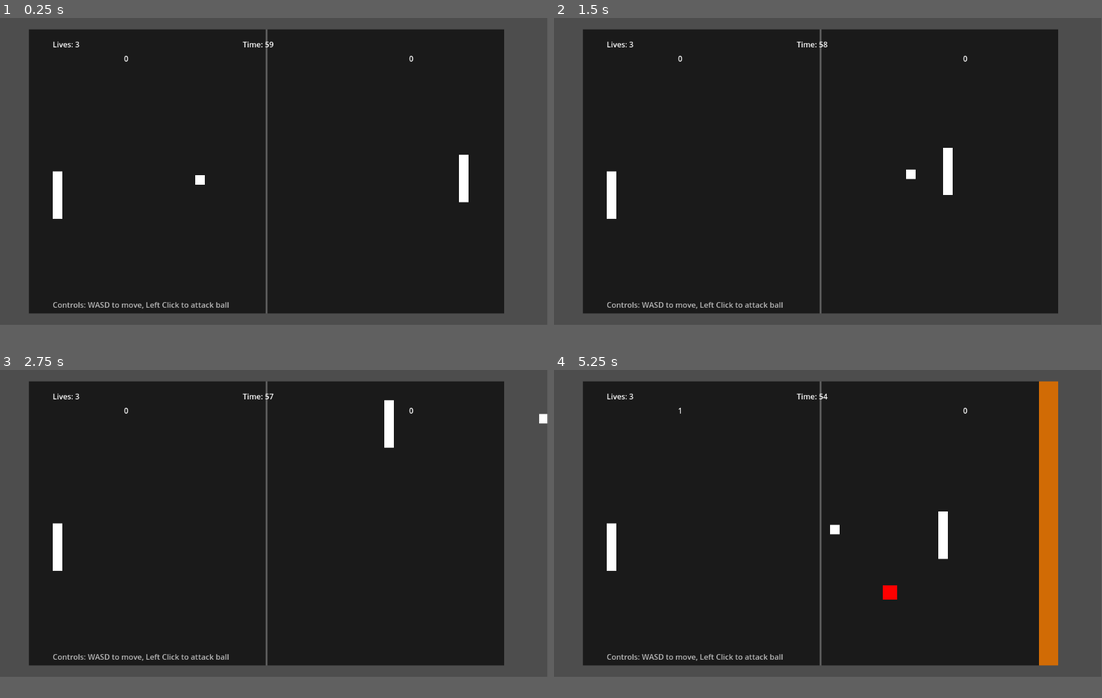
Above: before the commit, frames 1-4 (two rows, left to right).
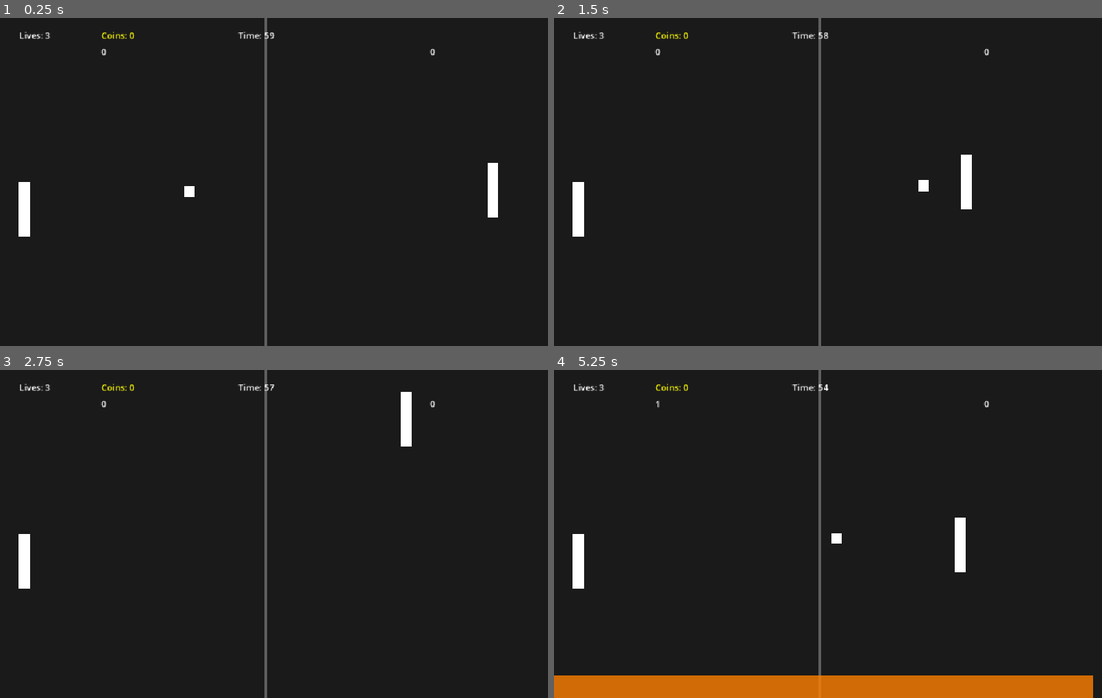
Above: after the commit, the same moments.

Repository: SamuelMTack/Push-Out-Games
Game: Godot game, scene res://Main.tscn
The game is run twice, just before and just after one commit, with the same random seed, the same clock (stepped at 60 frames per second) and the same inputs.
Inputs (mouse positions are in pixels of both pictures, inside the frame that each line leads up to):
- Up to frame 1 (0.25 s): no input
- Up to frame 2 (1.5 s): tap Enter at 0.5, 1.25 s; move the mouse to (948, 155) at 0.52 s; press the mouse at (948, 155) at 0.53 s; hold Right (ui_right) 0.53-1.25 s; release the mouse at (948, 155) at 1.25 s; drag from (718, 185) to (800, 231) at 1.27 s
- Up to frame 3 (2.75 s): tap Enter at 2 s; move the mouse to (328, 455) at 2.02 s; press the mouse at (328, 455) at 2.03 s; hold Right (ui_right) from 2.03 s (still down)
- Up to frame 4 (5.25 s): release Right (ui_right) at 2.75 s; release the mouse at (882, 455) at 2.75 s; tap Enter at 2.75, 3.5, 4.25 s; drag from (800, 583) to (663, 478) at 2.77 s; move the mouse to (992, 570) at 3.52 s; press the mouse at (992, 570) at 3.53 s; hold Left (ui_left) 3.53-4.25 s; release the mouse at (992, 570) at 4.25 s; drag from (663, 478) to (888, 593) at 4.27 s; move the mouse to (855, 524) at 5.02 s; press the mouse at (855, 524) at 5.03 s; hold Down (ui_down) from 5.03 s (still down)
In our replay, the window is 799x449 before the commit and 800x480 after it. These sizes can differ from the game's own. Grey fills any space a smaller window leaves; there, only what the larger window draws over its background counts as a difference.

The runs differ from the first frame. In frame 1, 20% of the frame differs, in the area x 0-100%, y 0-100%; in frame 2, 20%; in frame 3, 20%; in frame 4, 24%.

Commit message:
Spikes mirrored and coins centered.

Diff:
--- a/Brutal Pong/pong-game/project.godot
+++ b/Brutal Pong/pong-game/project.godot
@@ -14,6 +14,13 @@
 run/main_scene="uid://qpdg8uq7ol6o"
 config/features=PackedStringArray("4.5", "Forward Plus")
 config/icon="res://icon.svg"
+
+[display]
+
+window/size/viewport_width=1000
+window/size/viewport_height=600
+window/stretch/mode="canvas_items"
+window/stretch/aspect="expand"
 
 [dotnet]
 
@@ -50,3 +57,7 @@
 "events": [Object(InputEventMouseButton,"resource_local_to_scene":false,"resource_name":"","device":-1,"window_id":0,"a …(252 unchanged characters)…
 ]
 }
+
+[rendering]
+
+environment/defaults/default_clear_color=Color(0.101961, 0.101961, 0.101961, 1)
--- a/Brutal Pong/pong-game/scripts/AI.gd
+++ b/Brutal Pong/pong-game/scripts/AI.gd
@@ -21,7 +21,7 @@
 	else:
 		print("AI: Found ball at ", ball.position)
 
-func _physics_process(delta):
+func _physics_process(_delta):
 	# Always try to find ball if we don't have it
 	if not ball:
 		ball = get_parent().get_node_or_null("Ball")
--- a/Brutal Pong/pong-game/scripts/Ball.gd
+++ b/Brutal Pong/pong-game/scripts/Ball.gd
@@ -47,7 +47,6 @@
 		if collider is CharacterBody2D and collider.name.contains("Player"):
 			# Handle both Player1 (left) and Player2 (right) paddles correctly
 			var paddle_center = collider.position
-			var ball_to_paddle = position - paddle_center
 
 			# Determine which paddle and bounce accordingly
 			if collider.name == "Player1":
--- a/Brutal Pong/pong-game/scripts/Main.gd
+++ b/Brutal Pong/pong-game/scripts/Main.gd
@@ -20,15 +20,22 @@
 
 # Spike system
 var spike_spawn_timer := 0.0
-var spike_spawn_interval := 3.0
+var spike_spawn_interval := 8.0
 
 # Wall trap system
 var wall_trap_timer := 0.0
 var wall_trap_interval := 5.0
 
+# Coin system
+var coins := []
+var coin_spawn_timer := 0.0
+var coin_spawn_interval := 7.0
+var player_currency := 0
+
 # UI references
 var lives_label: Label
 var timer_label: Label
+var currency_label: Label
 var shop_ui: Control
 
 func _ready():
@@ -47,7 +54,8 @@
 	# Create UI elements
 	create_ui_elements()
 
-	# Start the game
+	# Initialize timer and start the game
+	current_round_time = round_time
 	start_round()
 
 func _process(delta):
@@ -55,6 +63,7 @@
 		handle_round_timer(delta)
 		handle_spike_spawning(delta)
 		handle_wall_traps(delta)
+		handle_coin_spawning(delta)
 		handle_distance_attacks()
 		handle_boosts(delta)
 
@@ -78,6 +87,12 @@
 		spawn_wall_trap()
 		wall_trap_timer = 0.0
 
+func handle_coin_spawning(delta):
+	coin_spawn_timer += delta
+	if coin_spawn_timer >= coin_spawn_interval:
+		spawn_coin()
+		coin_spawn_timer = 0.0
+
 func handle_distance_attacks():
 	if Input.is_action_pressed("left_click"):
 		var mouse_pos = get_global_mouse_position()
@@ -98,48 +113,14 @@
 			player1.distance_attack(direction)
 
 func spawn_spike():
-	# Create spike as StaticBody2D so ball can collide with it
-	var spike = StaticBody2D.new()
-	spike.name = "Spike_" + str(spikes.size())
-
-	# Add collision shape - square like paddle
-	var collision = CollisionShape2D.new()
-	var shape = RectangleShape2D.new()
-	shape.size = Vector2(30, 30)  # Match the visual size
-	collision.shape = shape
-	spike.add_child(collision)
-
-	# Add Area2D for player damage detection
-	var damage_area = Area2D.new()
-	damage_area.name = "DamageArea"
-	var damage_collision = CollisionShape2D.new()
-	var damage_shape = CircleShape2D.new()
-	damage_shape.radius = 20  # Slightly larger for player damage
-	damage_collision.shape = damage_shape
-	damage_area.add_child(damage_collision)
-	spike.add_child(damage_area)
-
-	# Connect player damage
-	damage_area.body_entered.connect(func(body): spike_hit_player(body))
-
-	# Add visual - create a circle-like appearance
-	var visual = ColorRect.new()
-	visual.size = Vector2(30, 30)
-	visual.position = Vector2(-15, -15)
-	visual.color = Color.RED
-
-	# Make it look more circular by adding corner rounding (if you prefer square, remove this line)
-	# For now using square - if you want circle effect, we can add a custom draw function
-	spike.add_child(visual)
-
-	# Random position in middle area, avoiding ball and its trajectory
+	# Random position for first spike, then mirror it
 	var spike_pos: Vector2
 	var attempts = 0
-	var safe_distance = 150.0  # Increased minimum distance from ball
-
-	while attempts < 20:  # More attempts to find safe position
+	var safe_distance = 150.0
+
+	while attempts < 20:
 		spike_pos = Vector2(
-			randf_range(300, 700),  # Avoid reset areas (-100 to 1100)
+			randf_range(150, 400),  # Only generate on left side first
 			randf_range(150, 450)
 		)
 
@@ -150,80 +131,221 @@
 		var ball_future_pos = ball.position + (ball.velocity * 2.0)
 		var distance_to_future = ball_future_pos.distance_to(spike_pos)
 
-		# Avoid reset areas (left edge < 0, right edge > 1000)
-		var too_close_to_reset = spike_pos.x < 100 or spike_pos.x > 900
-
-		# Position is safe if far from ball and not near reset zones
-		if distance_to_ball > safe_distance and distance_to_future > safe_distance and not too_close_to_reset:
+		# Position is safe if far from ball
+		if distance_to_ball > safe_distance and distance_to_future > safe_distance:
 			break
 		attempts += 1
 
-	# If we couldn't find a safe position, don't spawn the spike
+	# If we couldn't find a safe position, don't spawn spikes
 	if attempts >= 20:
-		spike.queue_free()
 		return
 
-	spike.position = spike_pos
-
-	add_child(spike)
-	spikes.append(spike)
-
-	# Remove after some time
-	var timer = get_tree().create_timer(8.0)
-	timer.timeout.connect(func(): remove_spike(spike))
+	# Create mirrored spikes
+	for side in range(2):  # 0=left, 1=right (mirrored)
+		var spike = StaticBody2D.new()
+		spike.name = "Spike_" + str(spikes.size())
+
+		# Add collision shape - square like paddle
+		var collision = CollisionShape2D.new()
+		var shape = RectangleShape2D.new()
+		shape.size = Vector2(30, 30)  # Match the visual size
+		collision.shape = shape
+		spike.add_child(collision)
+
+		# Add Area2D for player damage detection
+		var damage_area = Area2D.new()
+		damage_area.name = "DamageArea"
+		var damage_collision = CollisionShape2D.new()
+		var damage_shape = CircleShape2D.new()
+		damage_shape.radius = 20  # Slightly larger for player damage
+		damage_collision.shape = damage_shape
+		damage_area.add_child(damage_collision)
+		spike.add_child(damage_area)
+
+		# Connect player damage
+		damage_area.body_entered.connect(func(body): spike_hit_player(body))
+
+		# Add visual - create a circle-like appearance
+		var visual = ColorRect.new()
+		visual.size = Vector2(30, 30)
+		visual.position = Vector2(-15, -15)
+		visual.color = Color.RED
+		spike.add_child(visual)
+
+		# Set position - mirror across center line (x=500)
+		if side == 0:  # Left side (original)
+			spike.position = spike_pos
+		else:  # Right side (mirrored)
+			spike.position = Vector2(1000 - spike_pos.x, spike_pos.y)
+
+		add_child(spike)
+		spikes.append(spike)
+
+		# Remove after some time
+		get_tree().create_timer(8.0).timeout.connect(remove_spike.bind(spike))
 
 func spawn_wall_trap():
-	var trap = Area2D.new()
-	trap.name = "WallTrap_" + str(wall_traps.size())
-
-	# Add collision - only for player detection, not ball
-	var collision = CollisionShape2D.new()
-	var shape = RectangleShape2D.new()
-	collision.shape = shape
-	trap.add_child(collision)
-
-	# Set collision layers so only player can be detected, not ball
-	trap.collision_layer = 0  # Don't be detected by others
-	trap.collision_mask = 1   # Only detect layer 1 (player)
-
-	# Add visual (flame effect)
-	var visual = ColorRect.new()
-	visual.color = Color(1, 0.5, 0, 0.8)  # Orange flame color
-	trap.add_child(visual)
-
-	# Random wall position - cover entire edges
-	var wall_side = randi() % 4  # 0=left, 1=right, 2=top, 3=bottom
+	# Random wall type and position
+	var wall_side = randi() % 2  # 0=vertical, 1=horizontal
+
 	match wall_side:
-		0:  # Left wall - full height
-			trap.position = Vector2(20, 300)
-			shape.size = Vector2(40, 600)  # Full screen height
-			visual.size = Vector2(40, 600)
-			visual.position = Vector2(-20, -300)
-		1:  # Right wall - full height
-			trap.position = Vector2(980, 300)
-			shape.size = Vector2(40, 600)  # Full screen height
-			visual.size = Vector2(40, 600)
-			visual.position = Vector2(-20, -300)
-		2:  # Top wall - full width
-			trap.position = Vector2(500, 20)
+		0:  # Vertical walls - create mirrored left and right
+			for side in range(2):  # 0=left, 1=right
+				var trap = Area2D.new()
+				trap.name = "WallTrap_" + str(wall_traps.size())
+
+				# Add collision - only for player detection, not ball
+				var collision = CollisionShape2D.new()
+				var shape = RectangleShape2D.new()
+				collision.shape = shape
+				trap.add_child(collision)
+
+				# Set collision layers so only player can be detected, not ball
+				trap.collision_layer = 0  # Don't be detected by others
+				trap.collision_mask = 1   # Only detect layer 1 (player)
+
+				# Add visual (flame effect)
+				var visual = ColorRect.new()
+				visual.color = Color(1, 0.5, 0, 0.8)  # Orange flame color
+				trap.add_child(visual)
+
+				if side == 0:  # Left wall
+					trap.position = Vector2(20, 300)
+				else:  # Right wall (mirrored)
+					trap.position = Vector2(980, 300)
+
+				shape.size = Vector2(40, 600)  # Full screen height
+				visual.size = Vector2(40, 600)
+				visual.position = Vector2(-20, -300)
+
+				add_child(trap)
+				wall_traps.append(trap)
+
+				# Connect to player collision
+				trap.body_entered.connect(func(body): player_hit_by_wall_trap(body))
+
+				# Remove after some time
+				get_tree().create_timer(3.0).timeout.connect(remove_wall_trap.bind(trap))
+
+		1:  # Horizontal walls - single wall only
+			var trap = Area2D.new()
+			trap.name = "WallTrap_" + str(wall_traps.size())
+
+			# Add collision - only for player detection, not ball
+			var collision = CollisionShape2D.new()
+			var shape = RectangleShape2D.new()
+			collision.shape = shape
+			trap.add_child(collision)
+
+			# Set collision layers so only player can be detected, not ball
+			trap.collision_layer = 0  # Don't be detected by others
+			trap.collision_mask = 1   # Only detect layer 1 (player)
+
+			# Add visual (flame effect)
+			var visual = ColorRect.new()
+			visual.color = Color(1, 0.5, 0, 0.8)  # Orange flame color
+			trap.add_child(visual)
+
+			# Random top or bottom
+			if randf() > 0.5:  # Top wall
+				trap.position = Vector2(500, 20)
+			else:  # Bottom wall
+				trap.position = Vector2(500, 580)
+
 			shape.size = Vector2(1000, 40)  # Full screen width
 			visual.size = Vector2(1000, 40)
 			visual.position = Vector2(-500, -20)
-		3:  # Bottom wall - full width
-			trap.position = Vector2(500, 580)
-			shape.size = Vector2(1000, 40)  # Full screen width
-			visual.size = Vector2(1000, 40)
-			visual.position = Vector2(-500, -20)
-
-	add_child(trap)
-	wall_traps.append(trap)
-
-	# Connect to player collision
-	trap.body_entered.connect(func(body): player_hit_by_wall_trap(body))
+
+			add_child(trap)
+			wall_traps.append(trap)
+
+			# Connect to player collision
+			trap.body_entered.connect(func(body): player_hit_by_wall_trap(body))
+
+			# Remove after some time
+			get_tree().create_timer(3.0).timeout.connect(remove_wall_trap.bind(trap))
+
+func spawn_coin():
+	# Find safe position in middle area, away from existing spikes
+	var coin_pos: Vector2
+	var attempts = 0
+	var safe_distance_from_ball = 80.0
+	var safe_distance_from_spikes = 60.0
+
+	while attempts < 20:
+		coin_pos = Vector2(
+			randf_range(480, 520),  # Spawn in middle area around center line
+			randf_range(100, 500)
+		)
+
+		# Check if position is safe (not too close to ball)
+		var distance_to_ball = ball.position.distance_to(coin_pos)
+		if distance_to_ball < safe_distance_from_ball:
+			attempts += 1
+			continue
+
+		# Check if position is safe (not too close to existing spikes)
+		var too_close_to_spike = false
+		for spike in spikes:
+			if is_instance_valid(spike):
+				var distance_to_spike = spike.position.distance_to(coin_pos)
+				if distance_to_spike < safe_distance_from_spikes:
+					too_close_to_spike = true
+					break
+
+		if not too_close_to_spike:
+			break
+		attempts += 1
+
+	# If we couldn't find a safe position, don't spawn coin
+	if attempts >= 20:
+		return
+
+	# Create single coin at center line
+	var coin = Area2D.new()
+	coin.name = "Coin_" + str(coins.size())
+
+	# Add collision for player collection only
+	var collision = CollisionShape2D.new()
+	var shape = CircleShape2D.new()
+	shape.radius = 15  # Coin collection radius
+	collision.shape = shape
+	coin.add_child(collision)
+
+	# Set collision layers so only player can collect
+	coin.collision_layer = 0  # Don't be detected by others
+	coin.collision_mask = 1   # Only detect layer 1 (player)
+
+	# Add visual - yellow circle
+	var visual = ColorRect.new()
+	visual.size = Vector2(20, 20)
+	visual.position = Vector2(-10, -10)
+	visual.color = Color.YELLOW
+	coin.add_child(visual)
+
+	# Position at center line
+	coin.position = coin_pos
+
+	add_child(coin)
+	coins.append(coin)
+
+	# Connect collection
+	coin.body_entered.connect(func(body): collect_coin(body, coin))
 
 	# Remove after some time
-	var timer = get_tree().create_timer(3.0)
-	timer.timeout.connect(func(): remove_wall_trap(trap))
+	get_tree().create_timer(12.0).timeout.connect(remove_coin.bind(coin))
+
+func collect_coin(body, coin):
+	if body == player1:
+		player_currency += 5
+		if currency_label:
+			currency_label.text = "Coins: " + str(player_currency)
+		remove_coin(coin)
+
+func remove_coin(coin):
+	if coin and is_instance_valid(coin):
+		coins.erase(coin)
+		coin.queue_free()
 
 func remove_spike(spike):
 	if spike and is_instance_valid(spike):
@@ -246,17 +368,14 @@
 	if body == player1:
 		lose_life("Hit by wall trap!")
 
-func lose_life(reason: String):
+func lose_life(_reason: String):
 	# Check if shield is active
 	if shield_active:
-		print("Shield protected you from: ", reason)
 		return
 
 	player_lives -= 1
 	if lives_label:
 		lives_label.text = "Lives: " + str(player_lives)
-
-	print("Player lost a life: ", reason)
 
 	if player_lives <= 0:
 		game_over()
@@ -267,7 +386,6 @@
 		shield_timer -= delta
 		if shield_timer <= 0:
 			shield_active = false
-			print("Shield deactivated!")
 			# Remove shield visual
 			var shield_visual = player1.get_node_or_null("ShieldVisual")
 			if shield_visual:
@@ -280,7 +398,6 @@
 			speed_boost_active = false
 			if player1:
 				player1.speed = original_speed
-			print("Speed boost ended!")
 
 	# Handle attack boost timer
 	if attack_boost_active:
@@ -289,11 +406,10 @@
 			attack_boost_active = false
 			if player1:
 				player1.attack_force = original_attack_force
-			print("Attack boost ended!")
 
 func start_round():
 	game_state = "playing"
-	current_round_time = round_time
+	# Don't reset timer - let it continue
 	clear_traps()
 
 func end_round():
@@ -301,18 +417,28 @@
 	show_shop()
 
 func show_shop():
+	# Pause the game
+	get_tree().paused = true
+
 	# Create and show shop
 	var shop_scene = preload("res://scripts/Shop.gd")
 	var shop = Control.new()
 	shop.set_script(shop_scene)
+	shop.process_mode = Node.PROCESS_MODE_WHEN_PAUSED  # Allow shop to work when paused
 	add_child(shop)
 
-	# Give player some currency based on performance
-	var currency_earned = 10 + (score1.text.to_int() * 5)
-	shop.add_currency(currency_earned)
+	# Give player currency collected during round plus performance bonus
+	var performance_bonus = 10 + (score1.text.to_int() * 5)
+	shop.add_currency(player_currency + performance_bonus)
 
 	# Connect shop closed signal
-	shop.shop_closed.connect(start_round)
+	shop.shop_closed.connect(close_shop_and_continue)
+
+func close_shop_and_continue():
+	get_tree().paused = false
+	# Reset timer only when starting a new round after shop
+	current_round_time = round_time
+	start_round()
 
 # Shop item effects
 func add_life():
@@ -326,7 +452,6 @@
 func activate_shield(duration: float):
 	shield_active = true
 	shield_timer = duration
-	print("Shield activated for ", duration, " seconds!")
 
 	# Add visual shield effect
 	var shield_visual = ColorRect.new()
@@ -346,7 +471,6 @@
 		player1.speed *= multiplier
 		speed_boost_active = true
 		speed_boost_timer = duration
-		print("Speed boost activated!")
 
 var attack_boost_active := false
 var original_attack_force := 300.0
@@ -358,23 +482,20 @@
 		player1.attack_force *= multiplier
 		attack_boost_active = true
 		attack_boost_timer = duration
-		print("Attack boost activated!")
 
 func game_over():
 	game_state = "game_over"
 	# AI gets a point when player runs out of lives
 	ai_score += 1
 	update_scoreboard()
-	print("Game Over! Player lives: ", player_lives, " | Final Score - Player: ", player_score, " AI: ", ai_score)
 
 	# Reset for next game
 	player_lives = 3
 	if lives_label:
 		lives_label.text = "Lives: " + str(player_lives)
 
-	# Wait a moment then restart
-	var timer = get_tree().create_timer(3.0)
-	timer.timeout.connect(start_round)
+	# Restart immediately
+	start_round()
 
 func clear_traps():
 	for spike in spikes:
@@ -383,8 +504,12 @@
 	for trap in wall_traps:
 		if is_instance_valid(trap):
 			trap.queue_free()
+	for coin in coins:
+		if is_instance_valid(coin):
+			coin.queue_free()
 	spikes.clear()
 	wall_traps.clear()
+	coins.clear()
 
 func create_ui_elements():
 	# Lives label
@@ -401,12 +526,13 @@
 	timer_label.add_theme_color_override("font_color", Color.WHITE)
 	add_child(timer_label)
 
-	# Controls info
-	var controls_label = Label.new()
-	controls_label.position = Vector2(50, 570)
-	controls_label.text = "Controls: WASD to move, Left Click to attack ball"
-	controls_label.add_theme_color_override("font_color", Color.GRAY)
-	add_child(controls_label)
+	# Currency label - next to lives
+	currency_label = Label.new()
+	currency_label.position = Vector2(200, 20)
+	currency_label.text = "Coins: " + str(player_currency)
+	currency_label.add_theme_color_override("font_color", Color.YELLOW)
+	add_child(currency_label)
+
 
 func update_scoreboard():
 	if score1:
@@ -417,9 +543,7 @@
 func player_scored():
 	player_score += 1
 	update_scoreboard()
-	print("Player scored! Score: ", player_score, " - ", ai_score)
 
 func ai_scored():
 	ai_score += 1
 	update_scoreboard()
-	print("AI scored! Score: ", player_score, " - ", ai_score)
--- a/Brutal Pong/pong-game/scripts/Paddle.gd
+++ b/Brutal Pong/pong-game/scripts/Paddle.gd
@@ -12,7 +12,7 @@
 var attack_range := 100.0
 var attack_force := 300.0
 
-func _physics_process(delta):
+func _physics_process(_delta):
 	var direction := Vector2.ZERO
 
 	# Vertical movement
